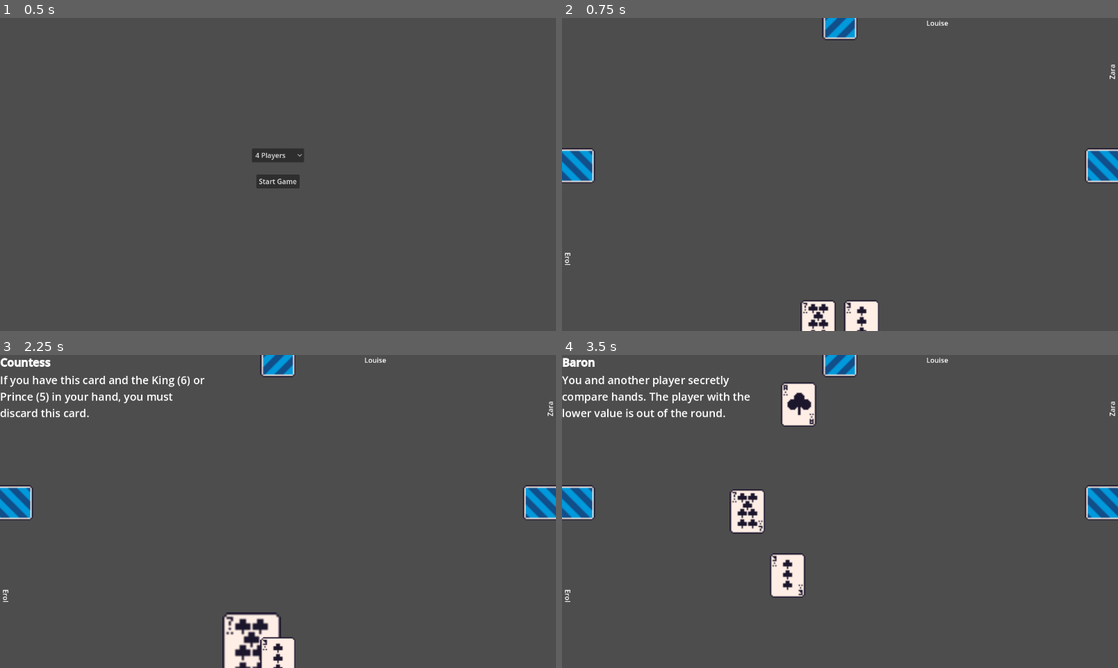
Above: before the commit, frames 1-4 (two rows, left to right).
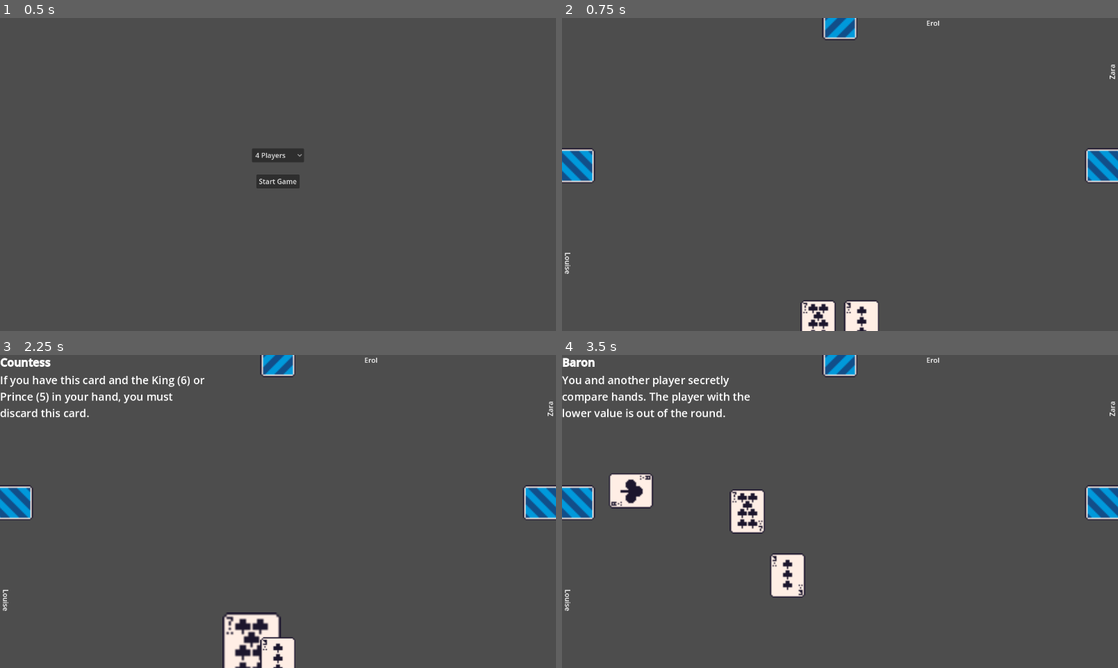
Above: after the commit, the same moments.

Repository: maxnovak/love-letter
Game: Godot game, scene res://Game.tscn
Two runs of this game, one before a commit and one after it. Both use one fixed random seed, a clock stepped at 60 frames per second and the inputs below.
Inputs (mouse positions are in pixels of both pictures, inside the frame that each line leads up to):
- Up to frame 1 (0.5 s): no input
- Up to frame 2 (0.75 s): click "Start Game" at 0.5 s
- Up to frame 3 (2.25 s): tap Enter at 1.25 s; move the mouse to (278, 658) at 1.27 s; click (278, 658) at 1.42 s; tap Space at 2 s; move the mouse to (255, 658) at 2.02 s; click (255, 658) at 2.17 s
- Up to frame 4 (3.5 s): move the mouse to (840, 658) at 2.77 s; click (840, 658) at 2.92 s

Frame 1 is identical in both runs. In frame 2, less than 0.1% of the frame differs, in the area x 0-70%, y 0-82%; in frame 3, less than 0.1%; in frame 4, 1.8%.

Commit message:
Change play order to be clockwise to make me happy

Diff:
--- a/Global.gd
+++ b/Global.gd
@@ -59,7 +59,7 @@
 	},
 }
 
-var seats = ["top", "left", "right"]
+var seats = ["left", "top", "right"]
 var playerNames = ["Erol", "Max", "Jill", "Harley", "Zara", "Louise", "Maya", "Malcom", "Otis", "Zoey", "Koda", "Remi", "Willow", "Lillie", "Molly", "Randy", "Maggie", "Cat", "Alan", "Corey", "Michal", "Elyse", "Paul"]
 
 func findWinner(players, final = false) -> Node2D:
